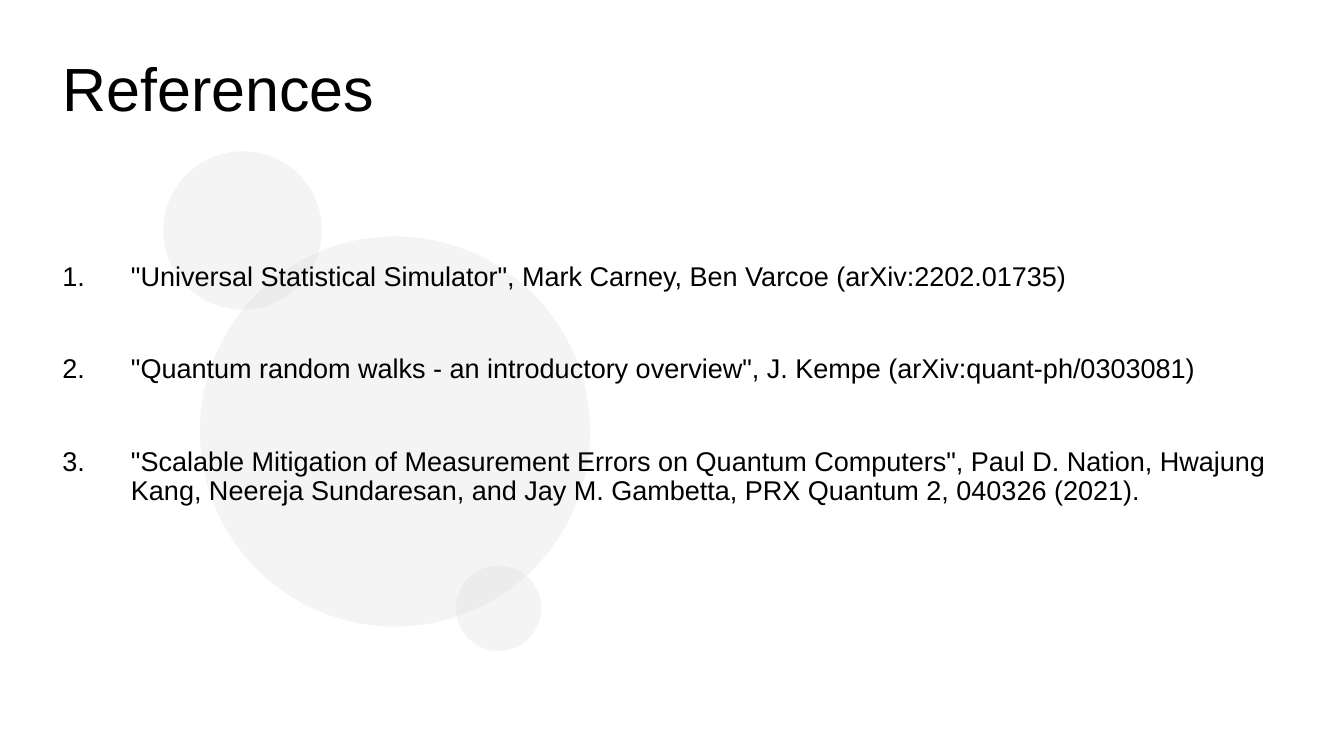
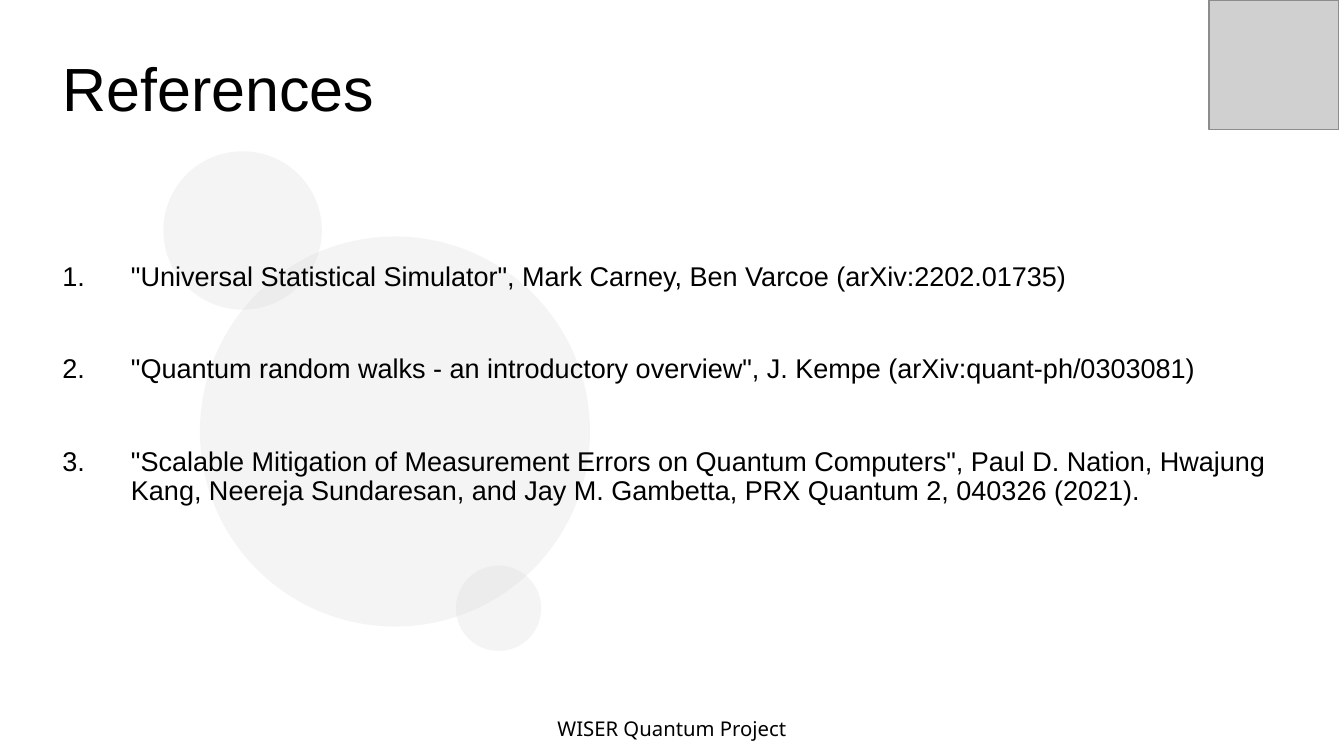
Before and after one commit to quantotto/quantum-walks, a slide deck: slide 13 of quantum_walks_project_v4.pptx. Drawn at 1344x756 pixels with LibreOffice and Linux fonts; fonts in the diff are those of the drawing; grey boxes stand for pictures. Boxes give left, top, right and bottom in pixels: in the first picture for what was removed or moved away, otherwise in the second. Text is boxed around its words. In the diff, an @@ line names an element or a change of style, - is before the commit and + after.

```diff
--- a/quantum_walks_project_v4.pptx
+++ b/quantum_walks_project_v4.pptx
@@ picture added at box(1210, 0, 1340, 130) @@
@@ text added at box(557, 721, 786, 741), 12 pt, text #000000 @@
+WISER Quantum Project
```
Also in this commit, not shown: 12 other slides changed, 1 other file.
